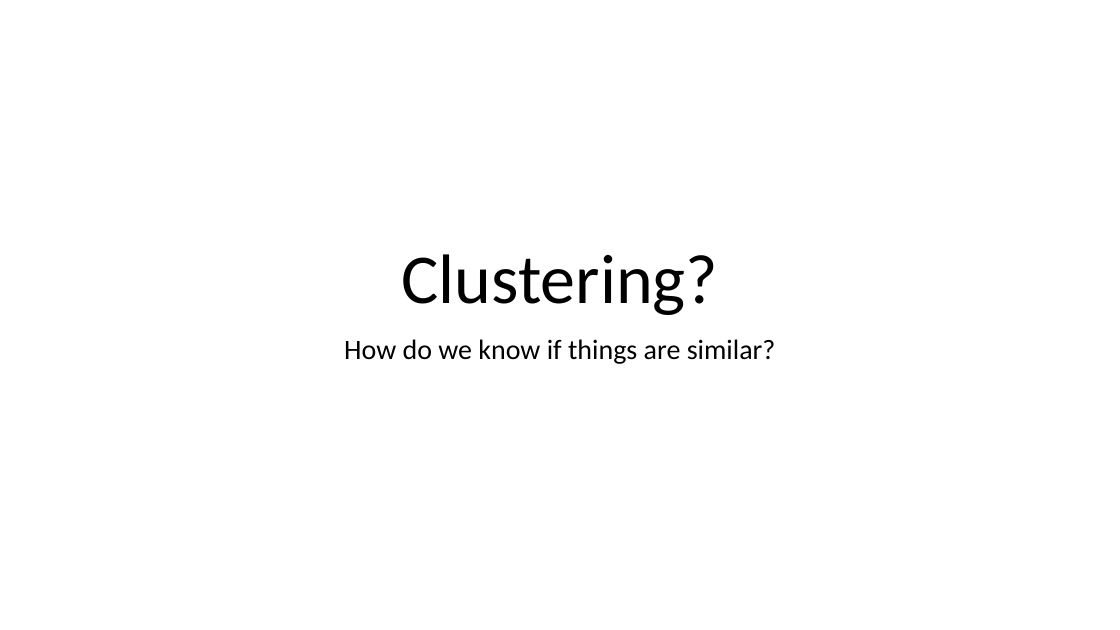
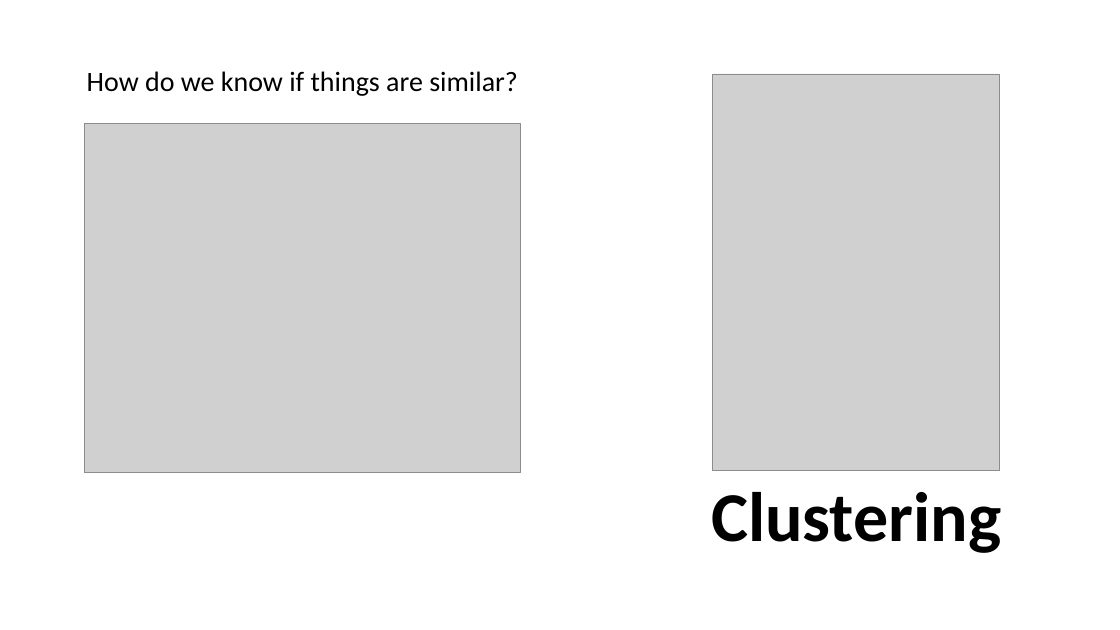
Before and after one commit to nicksavill/DEB_development, a slide deck: slide 1 of Week_7/Clustering.pptx. Drawn at 1120x630 pixels with LibreOffice and Linux fonts; fonts in the diff are those of the drawing; grey boxes stand for pictures. Boxes give left, top, right and bottom in pixels: in the first picture for what was removed or moved away, otherwise in the second. Text is boxed around its words. In the diff, an @@ line names an element or a change of style, - is before the commit and + after.

```diff
--- a/Week_7/Clustering.pptx
+++ b/Week_7/Clustering.pptx
@@ subtitle "How do we know if ..." moved from (x1=344, y1=339, x2=776, y2=364) to (x1=87, y1=71, x2=518, y2=96) @@
@@ picture added at (x1=713, y1=74, x2=1001, y2=471) @@
@@ picture added at (x1=84, y1=124, x2=520, y2=473) @@
@@ title at (x1=711, y1=492, x2=1001, y2=553): text changed; bold on @@
-Clustering?
+Clustering
```
Also in this commit, not shown: 4 other slides changed, 1 slide added, 14 other files.
